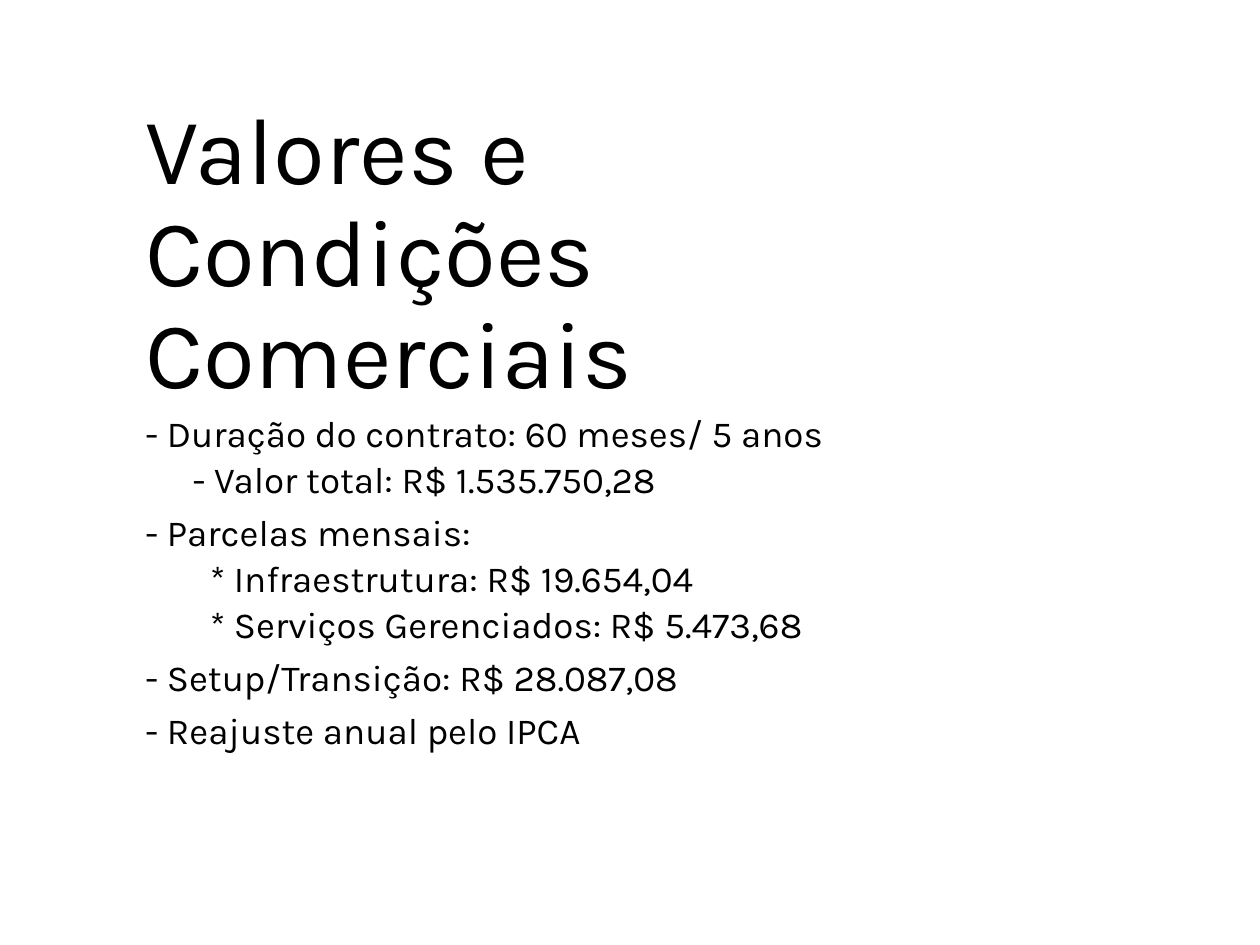
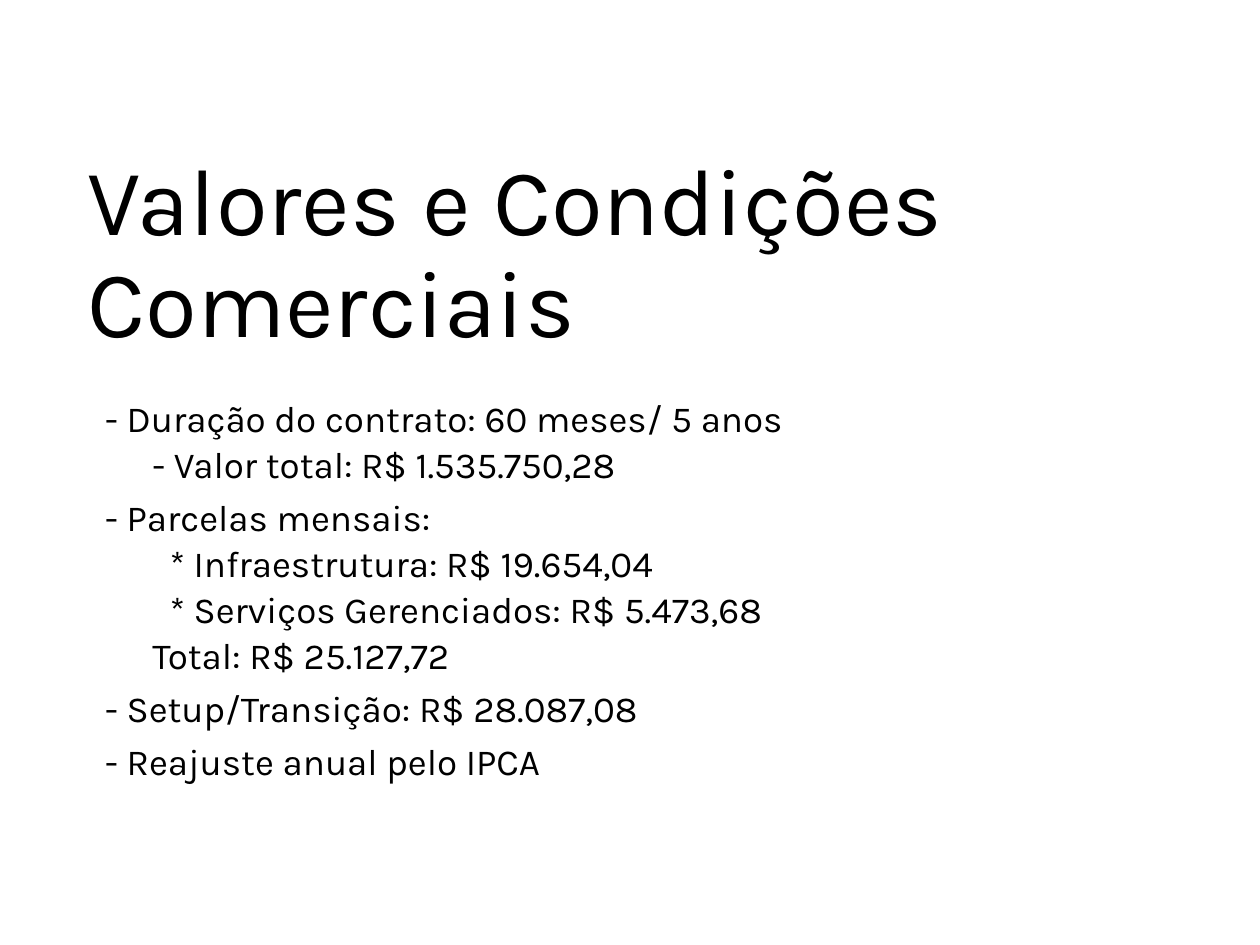
Before and after one commit to ProjetosALVF/ALVF_ProspeccaoGestao_TI, a slide deck: slide 47 of ALVF_AnalisePropostas_TI_DiretoriaExecutiva_Fev_2025/Apresentação_Estrutura_SI_ALVF.pptx (slide 42 before the commit). Drawn at 1260x945 pixels with LibreOffice and Linux fonts; fonts in the diff are those of the drawing. Boxes give left, top, right and bottom in pixels: in the first picture for what was removed or moved away, otherwise in the second. Text is boxed around its words. In the diff, an @@ line names an element or a change of style, - is before the commit and + after.

```diff
--- a/ALVF_AnalisePropostas_TI_DiretoriaExecutiva_Fev_2025/Apresentação_Estrutura_SI_ALVF.pptx
+++ b/ALVF_AnalisePropostas_TI_DiretoriaExecutiva_Fev_2025/Apresentação_Estrutura_SI_ALVF.pptx
@@ title "Valores e Condições Comerciais" rewrapped from [145,119,632,389] to [88,170,942,338] @@
@@ text "- Duração do contrato: 60 ...": place and size @@
-text "- Duração do contrato: 60 ..." at [167,420,823,753]
+text "- Duração do contrato: 60 ..." at [127,405,783,784]
@@ text at [152,642,449,673]: paragraph added @@
+  Total: R$ 25.127,72
```
Also in this commit, not shown: 12 other slides changed, 5 slides added, 2 other files.
